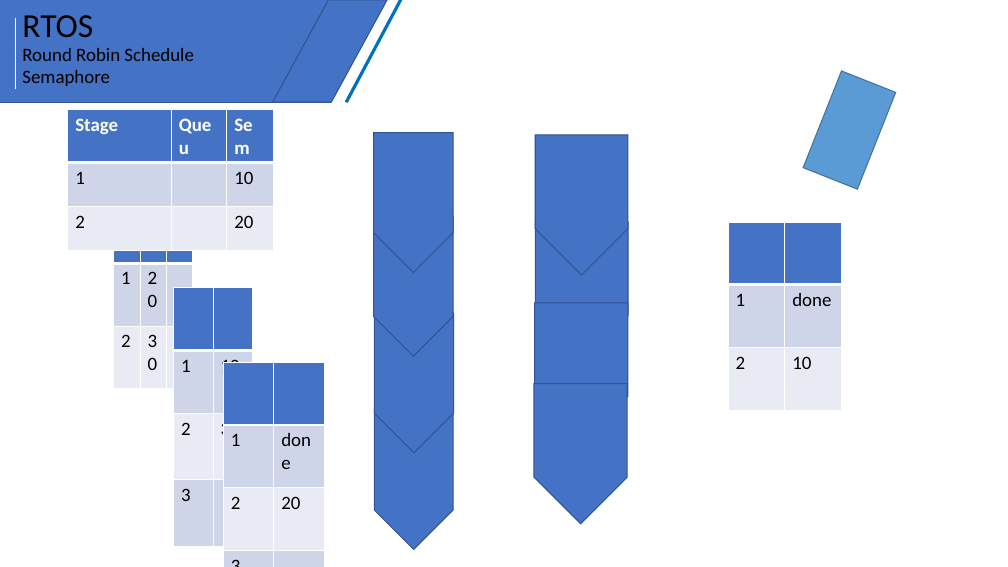
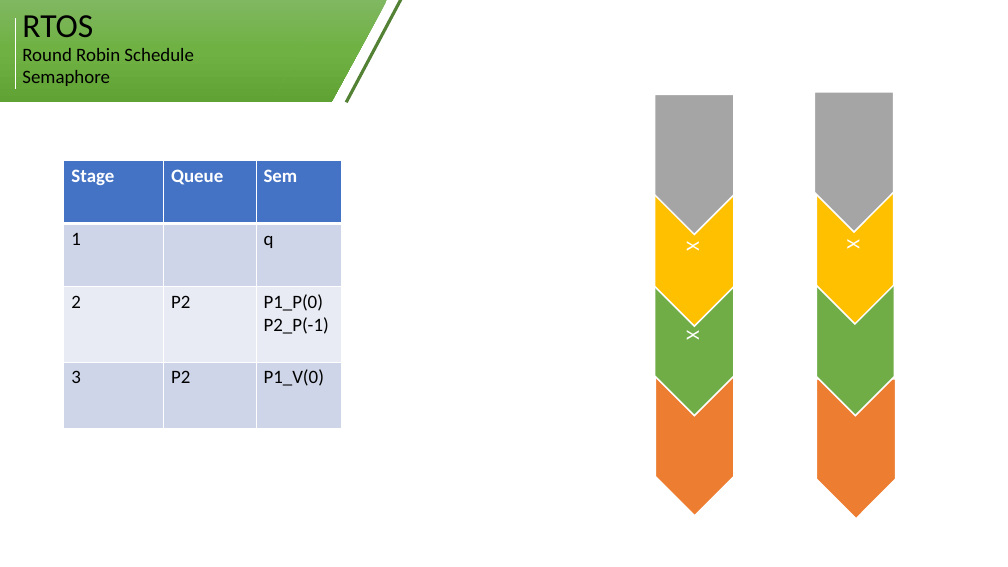
Before and after one commit to wathui99/FPT_Lab, a slide deck: slide 6 of Document/Bản trình bày1.pptx (slide 7 before the commit). Drawn at 1008x567 pixels with LibreOffice and Linux fonts; fonts in the diff are those of the drawing. Boxes give left, top, right and bottom in pixels: in the first picture for what was removed or moved away, otherwise in the second. Text is boxed around its words. In the diff, an @@ line names an element or a change of style, - is before the commit and + after.

```diff
--- a/Document/Bản trình bày1.pptx
+++ b/Document/Bản trình bày1.pptx
@@ rectangle at [0,0,330,102]: fill #4472C4 to gradient #81B861 to #6FB242 to #62A336; outline #325491 1 pt to none @@
@@ parallelogram at [273,0,388,102]: fill #4472C4 to gradient #81B861 to #6FB242 to #62A336; outline #325491 1 pt to none @@
@@ line (415, 0) - (346, 102): stroke #0070C0 3 pt to #548235 3 pt @@
@@ rectangle removed at [804,70,896,189] @@
@@ pentagon arrow: place and size @@
-pentagon arrow at [374,133,453,273]
+pentagon arrow at [655,95,734,234]
@@ pentagon arrow at [655,95,734,234]: fill #4472C4 to #A5A5A5; outline #325491 1 pt to #FFFFFF 1.5 pt @@
@@ pentagon arrow at [814,92,894,232]: fill #4472C4 to #A5A5A5; outline #325491 1 pt to #FFFFFF 1.5 pt @@
@@ pentagon arrow: place and size @@
-pentagon arrow at [535,135,628,275]
+pentagon arrow at [814,92,894,232]
@@ table at [64,161,343,429] @@
-column 1:  | 1 | 2 | 3
-column 2:  | 10 | 30 | 
+column 1: Stage | 1 | 2 | 3
+column 2: Queue |  | P2 | P2
+column 3: Sem | q | P1_P(0) / P2_P(-1) | P1_V(0)
@@ table: place and size @@
-table at [173,288,252,547]
+table at [64,161,343,429]
@@ table at [66,162,340,351] @@
-row 1:  |  | 
+row 1: Stage | Queue | Sem
-row 2, column 2: 20
+row 2, column 2: 
-row 2, column 3: 
+row 2, column 3: 1
-row 3, column 2: 30
+row 3, column 2: P2
-row 3, column 3: 
+row 3, column 3: P1_P(0) / P2_P(-1)
@@ table: place and size @@
-table at [113,200,193,389]
+table at [66,162,340,351]
@@ table at [67,160,339,338] @@
-row 1: Stage | Queu | Sem
-row 2: 1 |  | 10
-row 3: 2 |  | 20
+row 1: Stage | Queue | Sem
+row 2: 1 |  | 1
@@ table: place and size @@
-table at [68,110,274,250]
+table at [67,160,339,338]
@@ pentagon arrow added at [655,186,734,326], fill #FFC000, outline #FFFFFF 1.5 pt, 18 pt, text #FFFFFF @@
+X
@@ pentagon arrow added at [816,184,893,324], fill #FFC000, outline #FFFFFF 1.5 pt, 18 pt, text #FFFFFF @@
+X
@@ pentagon arrow removed at [374,216,453,356] @@
@@ pentagon arrow removed at [535,222,628,362] @@
@@ table removed at [728,222,842,411], 3 rows, 2 columns @@
- | 
-1 | done
-2 | 10
@@ pentagon arrow added at [655,276,734,416], fill #70AD47, outline #FFFFFF 1.5 pt, 18 pt, text #FFFFFF @@
+X
@@ pentagon arrow: place and size @@
-pentagon arrow at [535,303,628,443]
+pentagon arrow at [817,276,895,416]
@@ pentagon arrow at [817,276,895,416]: fill #4472C4 to #70AD47; outline #325491 1 pt to #FFFFFF 1.5 pt @@
@@ pentagon arrow removed at [374,313,454,453] @@
@@ table removed at [223,362,324,567], 5 rows, 2 columns @@
- | 
-1 | done
-2 | 20
-3 | 
-4 | 
@@ pentagon arrow: place and size @@
-pentagon arrow at [375,409,453,549]
+pentagon arrow at [655,376,734,516]
@@ pentagon arrow at [655,376,734,516]: fill #4472C4 to #ED7D31; outline #325491 1 pt to #FFFFFF 1.5 pt @@
@@ pentagon arrow at [817,379,896,519]: fill #4472C4 to #ED7D31; outline #325491 1 pt to #FFFFFF 1.5 pt @@
@@ pentagon arrow: place and size @@
-pentagon arrow at [534,384,627,524]
+pentagon arrow at [817,379,896,519]
```
Also in this commit, not shown: 15 other slides changed, 4 slides added, 4 slides removed.
